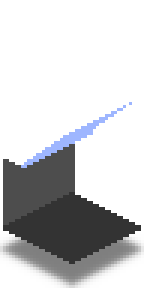
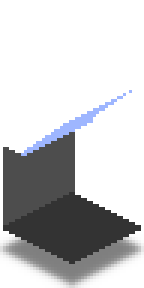
Layer changes from the first (144, 288) image to the second:
painted on "Roof copy" over [69, 90, 132, 132]
painted on "Glass" over [21, 90, 132, 168]
painted on "Cover" over [3, 111, 93, 168]
painted on "Front copy" over [3, 120, 75, 153]
